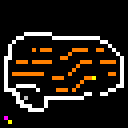
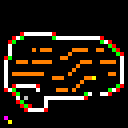
Comparing the layer stacks of the two 128 x 128 images. Changes:
painted on "Layer 10" over (4, 32, 124, 112)
